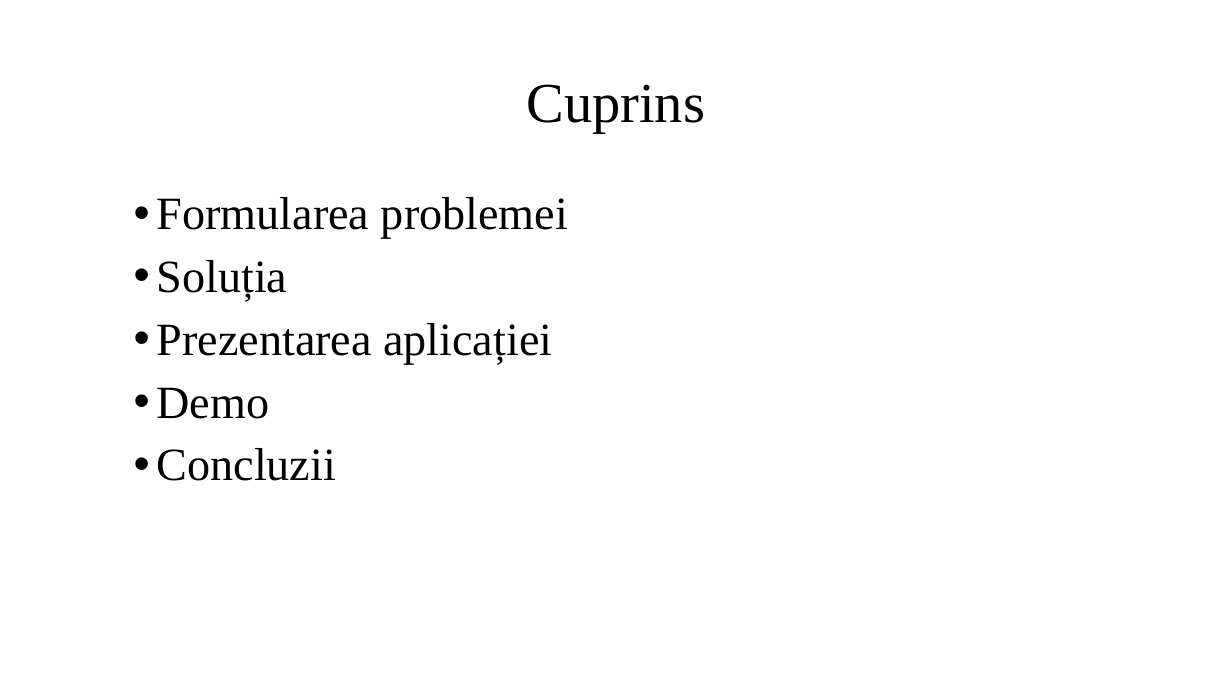
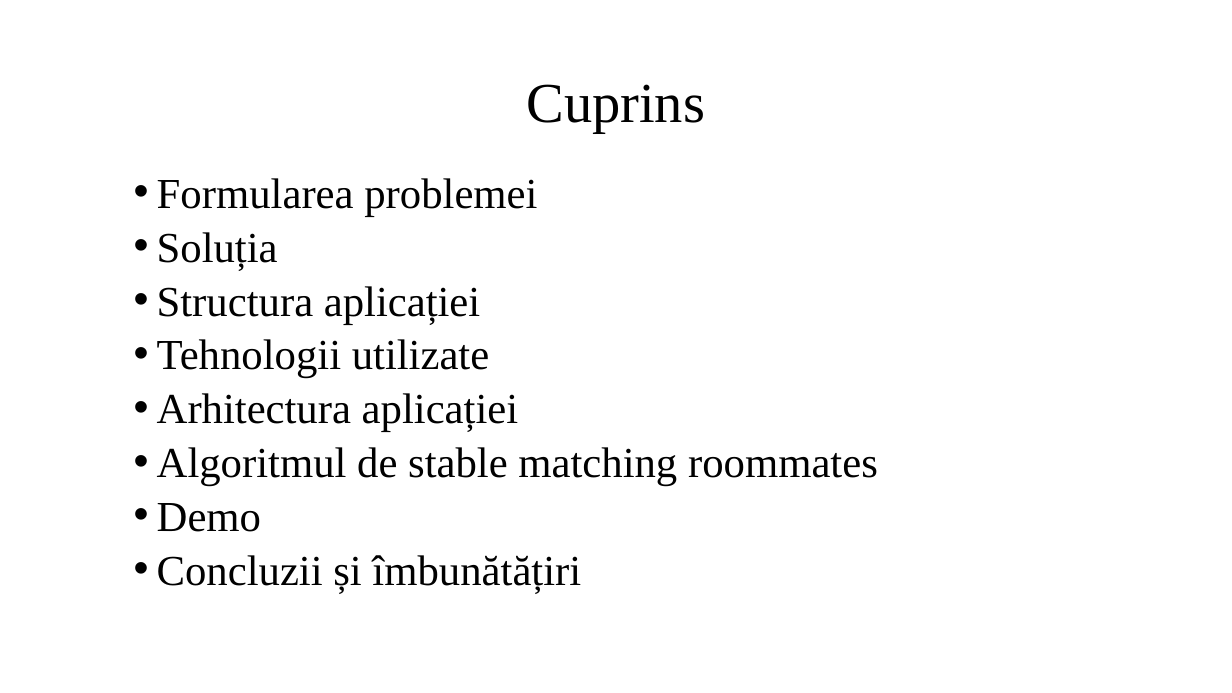
Before and after one commit to silviudragan/Stable-matching-roommates, a slide deck: slide 2 of Licenta2018DraganSilviu-Constantin/Prezentare.pptx. Drawn at 1232x693 pixels with LibreOffice and Linux fonts; fonts in the diff are those of the drawing. Boxes give left, top, right and bottom in pixels: in the first picture for what was removed or moved away, otherwise in the second. Text is boxed around its words. In the diff, an @@ line names an element or a change of style, - is before the commit and + after.

```diff
--- a/Licenta2018DraganSilviu-Constantin/Prezentare.pptx
+++ b/Licenta2018DraganSilviu-Constantin/Prezentare.pptx
@@ text "Formularea problemei": place and size @@
-text "Formularea problemei" at bbox=[157, 197, 568, 481]
+text "Formularea problemei" at bbox=[157, 178, 878, 593]
@@ text at bbox=[157, 178, 537, 532]: size 36 to 33.3 pt in "Formularea problemei", "Soluția", "Demo"; line spacing 0.9 to 0.8 @@
@@ text at bbox=[157, 286, 878, 486]: text changed; size 36 to 33.3 pt @@
-• Prezentarea aplicației
+• Structura aplicației
+• Tehnologii utilizate
+• Arhitectura aplicației
+• Algoritmul de stable matching roommates
@@ text at bbox=[157, 555, 581, 593]: text changed; size 36 to 33.3 pt @@
-• Concluzii
+• Concluzii și îmbunătățiri
```
Also in this commit, not shown: 7 other slides changed, 3 slides added, 4 slides removed.
